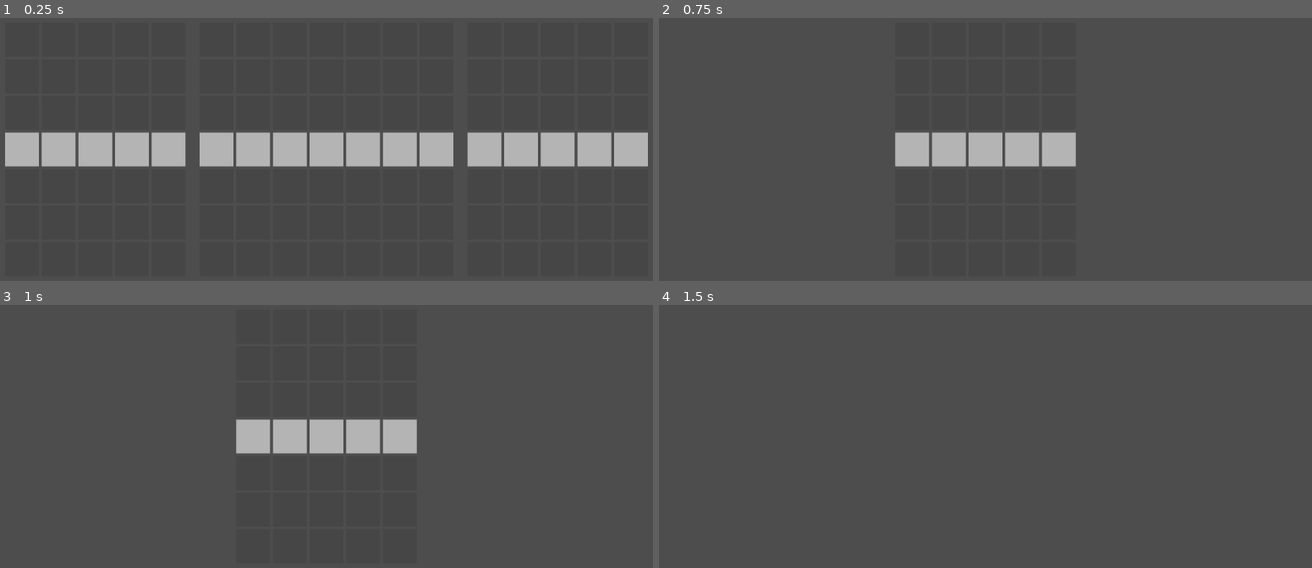
Above: before the commit, frames 1-4 (two rows, left to right).
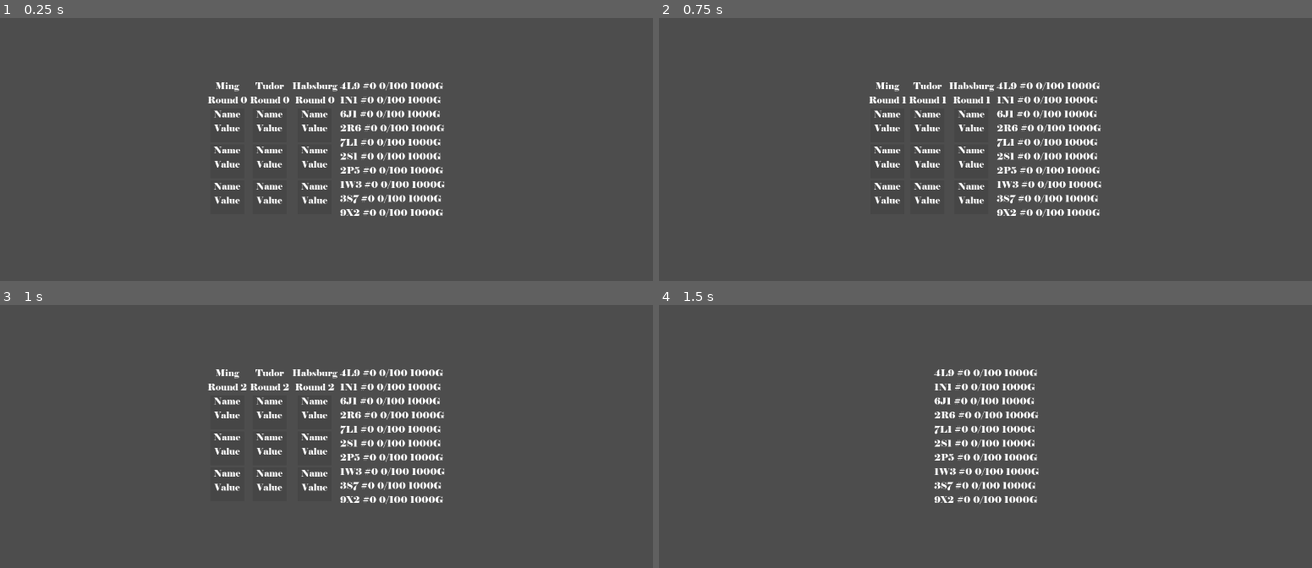
Above: after the commit, the same moments.

Repository: Pe3Hu/-kemukari
Game: Godot game, scene res://scene/game/Game.tscn
The game is run twice, just before and just after one commit, with the same random seed, the same clock (stepped at 60 frames per second) and the same inputs.
Inputs (mouse positions are in pixels of both pictures, inside the frame that each line leads up to):
- Up to frame 1 (0.25 s): no input
- Up to frame 2 (0.75 s): tap Enter at 0.5 s; move the mouse to (1135, 125) at 0.52 s; hold D from 0.53 s (still down); tap Space at 0.6 s; click (1135, 125) at 0.67 s
- Up to frame 3 (1 s): keep holding D; tap Space at 0.77 s
- Up to frame 4 (1.5 s): tap Space at 1.07, 1.35 s; move the mouse to (848, 460) at 1.27 s; release D at 1.28 s; hold A from 1.28 s (still down); click (848, 460) at 1.42 s

The runs differ from the first frame. In frame 1, 15% of the frame differs, in the area x 0-100%, y 24-76%; in frame 2, 7.1%; in frame 3, 7.1%; in frame 4, 2.6%.

Commit message:
update version 0.0042
1. Dynastie class added
2. Austausch scenes added

Diff:
--- /dev/null
+++ b/asset/font/basic_label_setting.tres
@@ -0,0 +1,6 @@
+[gd_resource type="LabelSettings" load_steps=2 format=3 uid="uid://dwi3jqaqpjep8"]
+
+[ext_resource type="FontFile" uid="uid://dk3ytja0i6utv" path="res://asset/font/ELEPHNT.TTF" id="1_chnnv"]
+
+[resource]
+font = ExtResource("1_chnnv")
--- /dev/null
+++ b/scene/5/auktionslos/Auktionslos.tscn
@@ -0,0 +1,43 @@
+[gd_scene load_steps=4 format=3 uid="uid://1acvf1d6n0rm"]
+
+[ext_resource type="Texture2D" uid="uid://0eg48sxacplr" path="res://asset/png/sektor/empty.png" id="1_o0jw0"]
+[ext_resource type="FontFile" uid="uid://dk3ytja0i6utv" path="res://asset/font/ELEPHNT.TTF" id="2_5nfr7"]
+[ext_resource type="LabelSettings" uid="uid://dwi3jqaqpjep8" path="res://asset/font/basic_label_setting.tres" id="3_dpc3y"]
+
+[node name="Auktionslos" type="MarginContainer"]
+anchors_preset = 8
+anchor_left = 0.5
+anchor_top = 0.5
+anchor_right = 0.5
+anchor_bottom = 0.5
+offset_left = -30.0
+offset_top = -30.0
+offset_right = 30.0
+offset_bottom = 30.0
+grow_horizontal = 2
+grow_vertical = 2
+size_flags_horizontal = 4
+size_flags_vertical = 4
+
+[node name="BG" type="TextureRect" parent="."]
+layout_mode = 2
+texture = ExtResource("1_o0jw0")
+
+[node name="Labels" type="VBoxContainer" parent="."]
+layout_mode = 2
+
+[node name="Name" type="Label" parent="Labels"]
+layout_mode = 2
+theme_override_fonts/font = ExtResource("2_5nfr7")
+text = "Name"
+label_settings = ExtResource("3_dpc3y")
+horizontal_alignment = 1
+vertical_alignment = 1
+
+[node name="Value" type="Label" parent="Labels"]
+layout_mode = 2
+theme_override_fonts/font = ExtResource("2_5nfr7")
+text = "Value
+"
+horizontal_alignment = 1
+vertical_alignment = 1
--- /dev/null
+++ b/scene/5/austausch/Austausch.tscn
@@ -0,0 +1,24 @@
+[gd_scene format=3 uid="uid://uuoheux05tmn"]
+
+[node name="Austausch" type="HBoxContainer"]
+anchors_preset = 8
+anchor_left = 0.5
+anchor_top = 0.5
+anchor_right = 0.5
+anchor_bottom = 0.5
+offset_left = -62.0
+offset_top = -62.0
+offset_right = 62.0
+offset_bottom = 62.0
+grow_horizontal = 2
+grow_vertical = 2
+alignment = 1
+
+[node name="Versteigerungs" type="HBoxContainer" parent="."]
+layout_mode = 2
+size_flags_horizontal = 3
+alignment = 1
+
+[node name="Bieters" type="VBoxContainer" parent="."]
+layout_mode = 2
+alignment = 1
--- /dev/null
+++ b/scene/5/bieter/Bieter.gd
@@ -0,0 +1,15 @@
+extends MarginContainer
+
+
+var parent = null
+
+func set_parent(parent_) -> void:
+	parent = parent_
+	$HBox/Callsign.text = parent.word.callsign
+	update_nums()
+
+
+func update_nums() -> void:
+	$HBox/Stage.text = "#"+str(parent.obj.schatzamt.num.aether.stage)
+	$HBox/Aether.text = str(parent.obj.schatzamt.num.aether.current)+"/"+str(parent.obj.schatzamt.num.aether.max)
+	$HBox/Gold.text = str(parent.obj.schatzamt.num.gold.current)+"G"
--- /dev/null
+++ b/scene/5/bieter/Bieter.tscn
@@ -0,0 +1,49 @@
+[gd_scene load_steps=3 format=3 uid="uid://cj0tub4vvbl8u"]
+
+[ext_resource type="LabelSettings" uid="uid://dwi3jqaqpjep8" path="res://asset/font/basic_label_setting.tres" id="1_2yk1i"]
+[ext_resource type="Script" path="res://scene/5/bieter/Bieter.gd" id="1_p2jhg"]
+
+[node name="Bieter" type="MarginContainer"]
+anchors_preset = 8
+anchor_left = 0.5
+anchor_top = 0.5
+anchor_right = 0.5
+anchor_bottom = 0.5
+offset_left = -76.0
+offset_top = -12.0
+offset_right = 76.0
+offset_bottom = 12.0
+grow_horizontal = 2
+grow_vertical = 2
+script = ExtResource("1_p2jhg")
+
+[node name="HBox" type="HBoxContainer" parent="."]
+layout_mode = 2
+
+[node name="Callsign" type="Label" parent="HBox"]
+layout_mode = 2
+text = "Callsing"
+label_settings = ExtResource("1_2yk1i")
+horizontal_alignment = 1
+vertical_alignment = 1
+
+[node name="Stage" type="Label" parent="HBox"]
+layout_mode = 2
+text = "Stage 0"
+label_settings = ExtResource("1_2yk1i")
+horizontal_alignment = 1
+vertical_alignment = 1
+
+[node name="Aether" type="Label" parent="HBox"]
+layout_mode = 2
+text = "0/100"
+label_settings = ExtResource("1_2yk1i")
+horizontal_alignment = 1
+vertical_alignment = 1
+
+[node name="Gold" type="Label" parent="HBox"]
+layout_mode = 2
+text = "0/1000"
+label_settings = ExtResource("1_2yk1i")
+horizontal_alignment = 1
+vertical_alignment = 1
--- /dev/null
+++ b/scene/5/versteigerung/Versteigerung.gd
@@ -0,0 +1,19 @@
+extends VBoxContainer
+
+
+var parent = null
+
+
+func set_parent(parent_) -> void:
+	parent = parent_
+	$House.text = parent.word.house
+	$Round.text = "Round " + str(parent.num.round.current)
+
+
+func next_round() -> void:
+	if parent.num.round.current <= parent.num.round.max:
+		parent.num.round.current += 1
+		$Round.text = "Round " + str(parent.num.round.current)
+
+		if parent.num.round.current > parent.num.round.max:
+			parent.payouts()
--- /dev/null
+++ b/scene/5/versteigerung/Versteigerung.tscn
@@ -0,0 +1,35 @@
+[gd_scene load_steps=3 format=3 uid="uid://t6novr1gw0ad"]
+
+[ext_resource type="LabelSettings" uid="uid://dwi3jqaqpjep8" path="res://asset/font/basic_label_setting.tres" id="1_4ocgu"]
+[ext_resource type="Script" path="res://scene/5/versteigerung/Versteigerung.gd" id="1_50dby"]
+
+[node name="Versteigerung" type="VBoxContainer"]
+anchors_preset = 8
+anchor_left = 0.5
+anchor_top = 0.5
+anchor_right = 0.5
+anchor_bottom = 0.5
+offset_left = -62.0
+offset_top = -43.5
+offset_right = 62.0
+offset_bottom = 43.5
+grow_horizontal = 2
+grow_vertical = 2
+script = ExtResource("1_50dby")
+
+[node name="House" type="Label" parent="."]
+layout_mode = 2
+text = "House"
+label_settings = ExtResource("1_4ocgu")
+horizontal_alignment = 1
+vertical_alignment = 1
+
+[node name="Round" type="Label" parent="."]
+layout_mode = 2
+text = "Round"
+label_settings = ExtResource("1_4ocgu")
+horizontal_alignment = 1
+vertical_alignment = 1
+
+[node name="Versteigerung" type="VBoxContainer" parent="."]
+layout_mode = 2
--- a/scene/game/Game.gd
+++ b/scene/game/Game.gd
@@ -16,12 +16,6 @@
 
 
 func _input(event) -> void:
-	if event is InputEventMouseButton:
-		Global.mouse_pressed = !Global.mouse_pressed
-	else:
-		Global.mouse_pressed = !Global.mouse_pressed
-
-
 	if event is InputEventKey:
 		match event.keycode:
 			KEY_A:
@@ -29,8 +23,9 @@
 			KEY_D:
 				Global.obj.planet.obj.vorderseite.select_next_schlachtfeld(1)
 			KEY_SPACE:
-				Global.obj.planet.obj.vorderseite.next_turn()
-
+				if event.is_pressed() && !event.is_echo():
+					#Global.obj.planet.obj.vorderseite.next_turn()
+					Global.obj.austausch.next_round()
 
 func _process(delta_) -> void:
 	$FPS.text = str(Engine.get_frames_per_second())
--- a/scene/game/Game.tscn
+++ b/scene/game/Game.tscn
@@ -14,4 +14,6 @@
 
 [node name="Layer2" type="Node" parent="."]
 
+[node name="Layer5" type="Node" parent="."]
+
 [node name="Layer0" type="Node" parent="."]
--- a/script/Classes_2.gd
+++ b/script/Classes_2.gd
@@ -184,7 +184,7 @@
 
 	func init_scene() -> void:
 		scene.myself = Global.scene.vorderseite.instantiate()
-		Global.node.game.get_node("Layer2").add_child(scene.myself)
+		#Global.node.game.get_node("Layer2").add_child(scene.myself)
 
 
 	func set_mutters(mutters_) -> void:
--- a/script/Classes_5.gd
+++ b/script/Classes_5.gd
@@ -1,4 +1,16 @@
 extends Node
+
+
+
+#Династия
+class Dynastie:
+	var word = {}
+	var obj = {}
+
+
+	func _init(input_) -> void:
+		word.house = input_.house
+		obj.austausch = input_.austausch
 
 
 #Ставка
@@ -40,6 +52,7 @@
 		num.aether.stage += 1
 		num.aether.current = 0
 		num.aether.max = pow((num.aether.stage+10),2)
+		num.aether.total = num.aether.current
 
 
 #Экономист
@@ -62,16 +75,25 @@
 
 #Участник торгов
 class Bieter:
-	var obj = {}
-
-
-	func _init(input_) -> void:
+	var word = {}
+	var obj = {}
+	var scene = {}
+
+
+	func _init(input_) -> void:
+		word.callsign = input_.callsign
 		obj.versteigerung = null
 		obj.austausch = input_.austausch
 		init_schatzamt(input_.gold)
 		init_volkswirt()
 		init_bewertung()
 		init_diplomat()
+		init_scene()
+
+
+	func init_scene() -> void:
+		scene.myself = Global.scene.bieter.instantiate()
+		scene.myself.set_parent(self)
 
 
 	func init_schatzamt(gold_) -> void:
@@ -102,10 +124,17 @@
 #Лот аукциона
 class Auktionslos:
 	var obj = {}
+	var scene = {}
 
 
 	func _init(input_) -> void:
 		obj.versteigerung = input_.versteigerung
+		init_scene()
+
+
+	func init_scene() -> void:
+		scene.myself = Global.scene.auktionslos.instantiate()
+		obj.versteigerung.scene.myself.get_node("Versteigerung").add_child(scene.myself)
 
 
 #Аукцион
@@ -114,15 +143,27 @@
 	var word = {}
 	var arr = {}
 	var obj = {}
+	var scene = {}
 
 
 	func _init(input_) -> void:
 		word.type = input_.type
+		word.house = input_.house
 		num.lot = input_.lot
+		num.round = {}
+		num.round.current = 0
+		num.round.max = input_.round
 		num.step = input_.step
 		num.price = input_.price
 		obj.austausch = input_.austausch
+		init_scene()
 		init_auktionsloss()
+
+
+	func init_scene() -> void:
+		scene.myself = Global.scene.versteigerung.instantiate()
+		obj.austausch.scene.myself.get_node("Versteigerungs").add_child(scene.myself)
+		scene.myself.set_parent(self)
 
 
 	func init_auktionsloss() -> void:
@@ -135,15 +176,9 @@
 			arr.auktionslos.append(auktionslos)
 
 
-#Династия
-class Dynastie:
-	var word = {}
-	var obj = {}
-
-
-	func _init(input_) -> void:
-		word.house = input_.house
-		obj.austausch = input_.austausch
+	func payouts() -> void:
+		print("payouts ",word.house)
+		obj.austausch.scene.myself.get_node("Versteigerungs").remove_child(scene.myself)
 
 
 #Биржа
@@ -151,25 +186,61 @@
 	var arr = {}
 	var obj = {}
 	var dict = {}
+	var scene = {}
 
 
 	func _init() -> void:
+		init_scene()
 		init_bieters()
 		init_dynasties()
 		init_versteigerungs()
 
 
+	func init_scene() -> void:
+		scene.myself = Global.scene.austausch.instantiate()
+		Global.node.game.get_node("Layer5").add_child(scene.myself)
+
+
 	func init_bieters() -> void:
+		arr.callsign = []
+		var n = 10
+		var m = 26
+
+		for _i in n:
+			for _j in n:
+				for _k in m:
+					var callsign = str(_i)+String.chr(65+_k)+str(_j)
+					arr.callsign.append(callsign)
+
 		arr.bieter = []
-		var n = 100
+
 		var gold = 1000
 
 		for _i in n:
 			var input = {}
 			input.gold = gold
 			input.austausch = self
+			arr.callsign.shuffle()
+			input.callsign = Global.get_random_element(arr.callsign)
+			arr.callsign.erase(input.callsign)
 			var bieter = Classes_5.Bieter.new(input)
 			arr.bieter.append(bieter)
+
+		sort_bieters()
+
+
+	func sort_bieters() -> void:
+		arr.bieter.sort_custom(func(a, b): return a.obj.schatzamt.num.aether.total > b.obj.schatzamt.num.aether.total)
+		var node = scene.myself.get_node("Bieters")
+
+		var top = 10
+
+		for children in node.get_children():
+			node.remove_child(children)
+
+		for _i in top:
+			var bieter = arr.bieter[_i]
+			node.add_child(bieter.scene.myself)
 
 
 	func init_dynasties() -> void:
@@ -183,23 +254,33 @@
 			input.house = house
 			input.austausch = self
 			var dynastie = Classes_5.Dynastie.new(input)
-			dict.dynastie[dynastie] = 0
+			dict.dynastie[house] = dynastie
 
 
 	func init_versteigerungs() -> void:
 		arr.versteigerung = []
 		var types = ["min","min","max"]
 		var lots = [3,3,3]
-		var stages = [2,3,2]
+		var rounds = [2,3,2]
 		var steps = [1,2,3]
 		var prices = [10,10,10]
+		var houses = dict.dynastie.keys()
 
 		for _i in types.size():
 			var input = {}
 			input.type = types[_i]
 			input.lot = lots[_i]
+			input.round = rounds[_i]
 			input.step = steps[_i]
 			input.price = prices[_i]
 			input.austausch = self
+			houses.shuffle()
+			input.house = Global.get_random_element(houses)
+			houses.erase(input.house)
 			var versteigerung = Classes_5.Versteigerung.new(input)
 			arr.versteigerung.append(versteigerung)
+
+
+	func next_round() -> void:
+		for versteigerung in arr.versteigerung:
+			versteigerung.scene.myself.next_round()
--- a/script/Global.gd
+++ b/script/Global.gd
@@ -10,8 +10,6 @@
 var flag = {}
 var vec = {}
 var scene = {}
-
-var mouse_pressed = false
 
 
 func init_num() -> void:
@@ -243,6 +241,10 @@
 	scene.sektor = load("res://scene/2/sektor/Sektor.tscn")
 	scene.schlachtfeld = load("res://scene/2/schlachtfeld/Schlachtfeld.tscn")
 	scene.vorderseite = load("res://scene/2/vorderseite/Vorderseite.tscn")
+	scene.bieter = load("res://scene/5/bieter/Bieter.tscn")
+	scene.auktionslos = load("res://scene/5/auktionslos/Auktionslos.tscn")
+	scene.versteigerung = load("res://scene/5/versteigerung/Versteigerung.tscn")
+	scene.austausch = load("res://scene/5/austausch/Austausch.tscn")
 
 
 func _ready() -> void:
